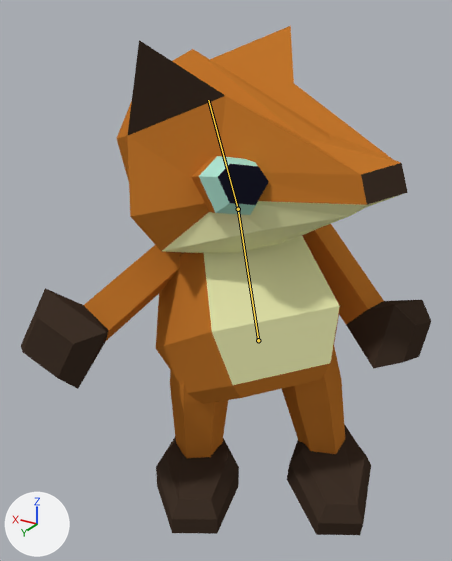
A saved change to the Blender file Assets/Prefabs/Foxes/BasicFox.blend.
Both versions are drawn from a 50 mm camera at (-2.94, 5.53, 5.34) aimed at (0.34, 0.06, 2.61). Lighting does not change. The marker at lower left points along +X, +Y and +Z. Both versions are drawn at frame 2 of the action 'GetDamaged'; the numbers are the values there. The bones that change are drawn over the model as lines.

The first picture shows 'Arm.l', 'Arm.r', 'Foot.l', 'Foot.r', 'Head', 'Leg.l', 'Leg.r', 'Torso'.
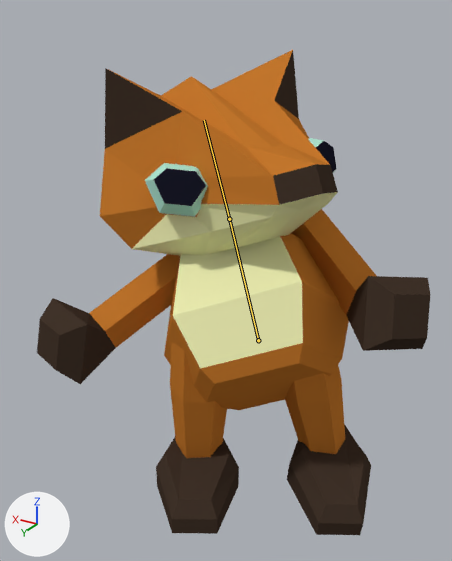
Location of each change, (x1, y1, x2, y2) in pixels of the pictures (452 x 561 px):
'Head', posed (18% narrower, 9% shorter)
    before: (116, 26, 407, 253)
    after: (100, 50, 338, 256)
'Torso', posed
    before: (156, 235, 340, 404)
    after: (164, 233, 349, 410)
'Arm.r', posed (11% narrower, 10% shorter)
    before: (21, 245, 181, 389)
    after: (37, 254, 180, 384)
'Arm.l', posed
    before: (302, 224, 431, 368)
    after: (291, 209, 430, 351)
bone 'torso.001', root to tip
    before: (258, 340) to (238, 209)
    after: (258, 340) to (229, 219)
bone 'torso.002', root to tip
    before: (238, 209) to (208, 100)
    after: (229, 219) to (204, 120)

The change in detail:
Bone 'torso.001' (bone_torso_001) turns from (-9, 16, -21) to (-13, -11, -36) degrees about its own x, y and z.
Bone 'torso.002' (bone_torso_002) turns from (-10, 31, 0) to (1, 33, 17) degrees about its own x, y and z.
